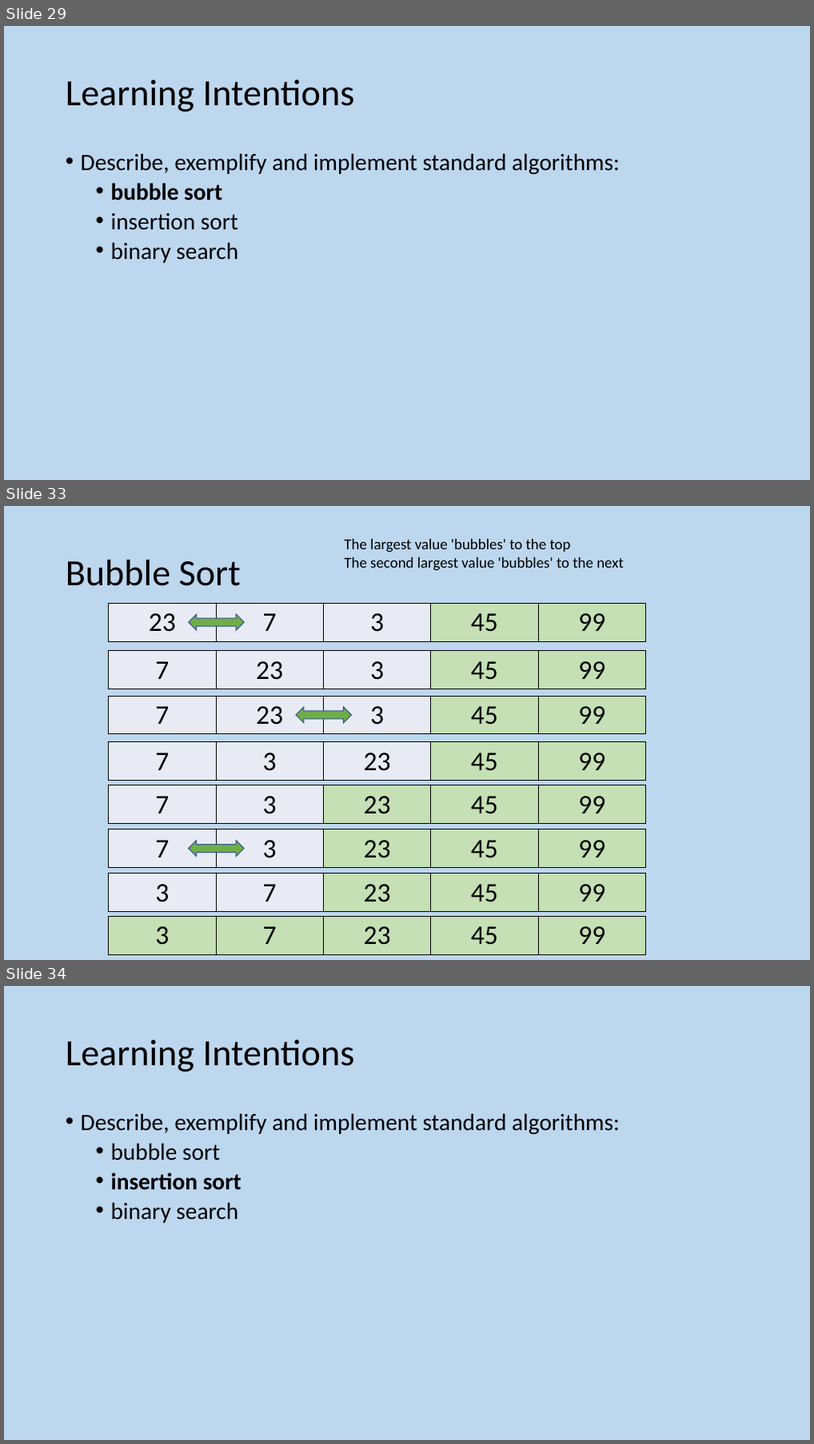
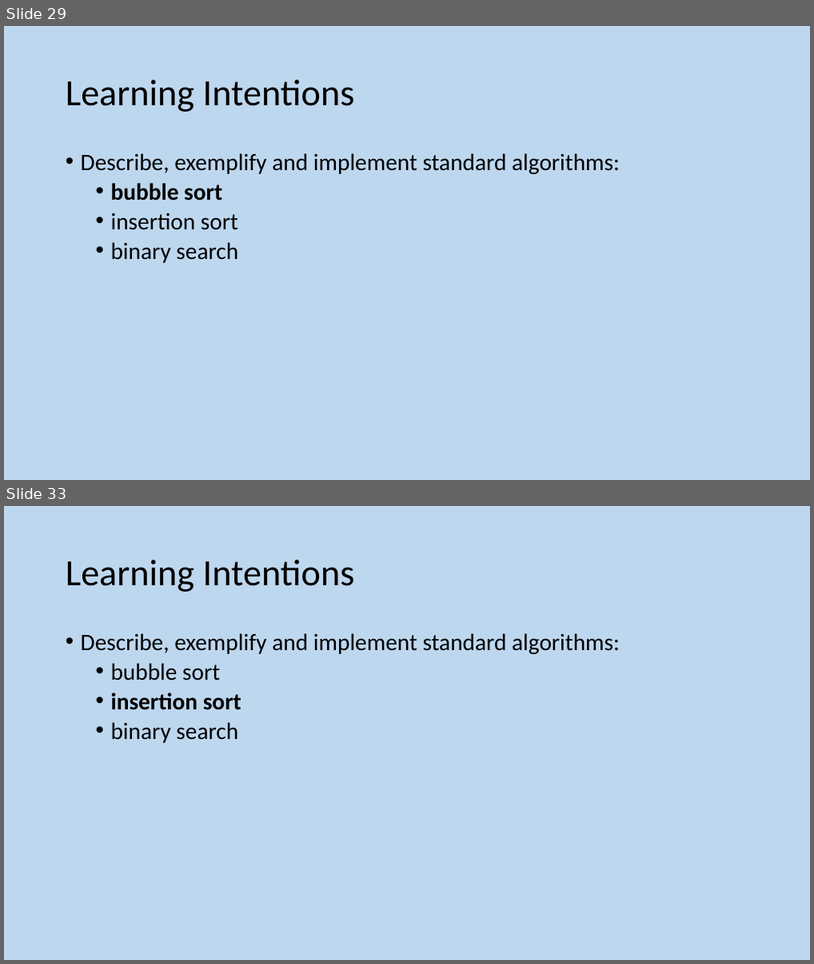
Before and after one commit to MrFriendCS/MrFriendCS.github.io, a slide deck: ah-cs/sdd/AH CS SDD Slides.pptx. Shown one above the other, each under a label of ours: slides 29, 33 and 34 before the commit, slides 29 and 33 after it; the slides between them are not shown. The pictures are 814x1444 and 814x964 pixels, drawn with LibreOffice and Linux fonts; fonts in the diff are those of the drawing. Boxes give left, top, right and bottom in pixels: in the first picture for what was removed or moved away, otherwise in the second. Text is boxed around its words. In the diff, an @@ line names an element or a change of style, - is before the commit and + after.

```diff
--- a/ah-cs/sdd/AH CS SDD Slides.pptx
+++ b/ah-cs/sdd/AH CS SDD Slides.pptx
@@ slide 33 removed at (x1=4, y1=506, x2=810, y2=960), background #BDD7EE @@
@@ text removed at (x1=344, y1=539, x2=624, y2=571) @@
-The largest value 'bubbles' to the top
-The second largest value 'bubbles' to the next
@@ title removed at (x1=66, y1=560, x2=241, y2=586) @@
-Bubble Sort
@@ table removed at (x1=109, y1=603, x2=647, y2=641), 1 rows, 5 columns @@
-23 | 7 | 3 | 45 | 99
@@ left right arrow removed at (x1=189, y1=614, x2=244, y2=630) @@
@@ table removed at (x1=109, y1=650, x2=647, y2=688), 1 rows, 5 columns @@
-7 | 23 | 3 | 45 | 99
@@ table removed at (x1=109, y1=696, x2=647, y2=733), 1 rows, 5 columns @@
-7 | 23 | 3 | 45 | 99
@@ left right arrow removed at (x1=296, y1=707, x2=352, y2=723) @@
@@ table removed at (x1=109, y1=742, x2=647, y2=780), 1 rows, 5 columns @@
-7 | 3 | 23 | 45 | 99
@@ table removed at (x1=109, y1=785, x2=647, y2=823), 1 rows, 5 columns @@
-7 | 3 | 23 | 45 | 99
@@ table removed at (x1=109, y1=829, x2=647, y2=867), 1 rows, 5 columns @@
-7 | 3 | 23 | 45 | 99
@@ left right arrow removed at (x1=189, y1=840, x2=244, y2=856) @@
@@ table removed at (x1=109, y1=873, x2=647, y2=912), 1 rows, 5 columns @@
-3 | 7 | 23 | 45 | 99
@@ table removed at (x1=109, y1=916, x2=647, y2=954), 1 rows, 5 columns @@
-3 | 7 | 23 | 45 | 99
@@ what was slide 34 is now slide 33 @@
```
Also in this commit, not shown: 4 slides changed.
